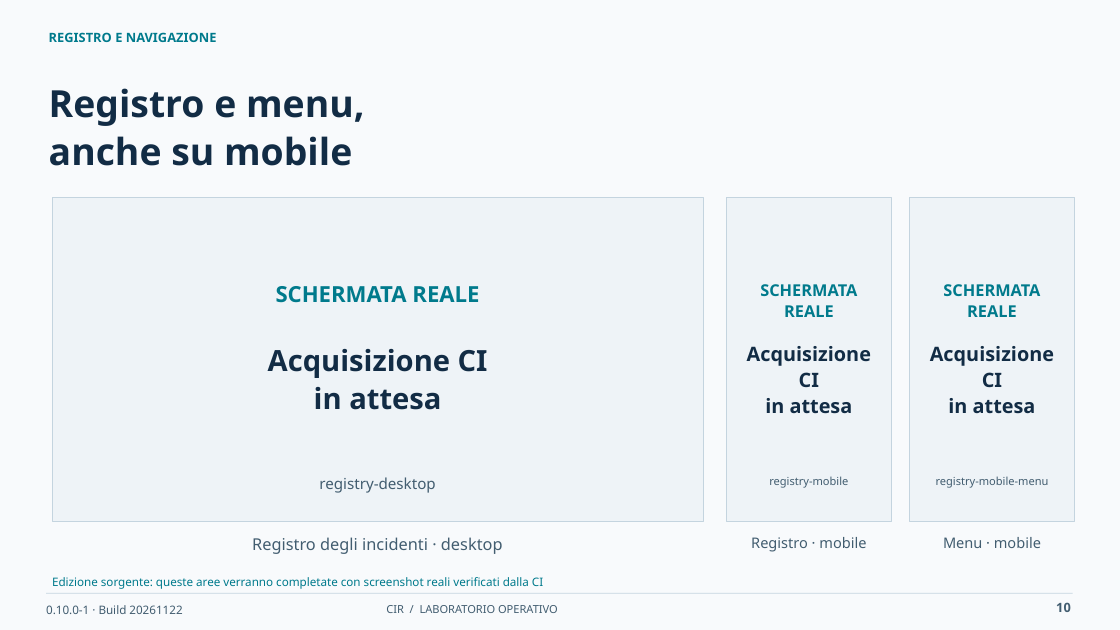
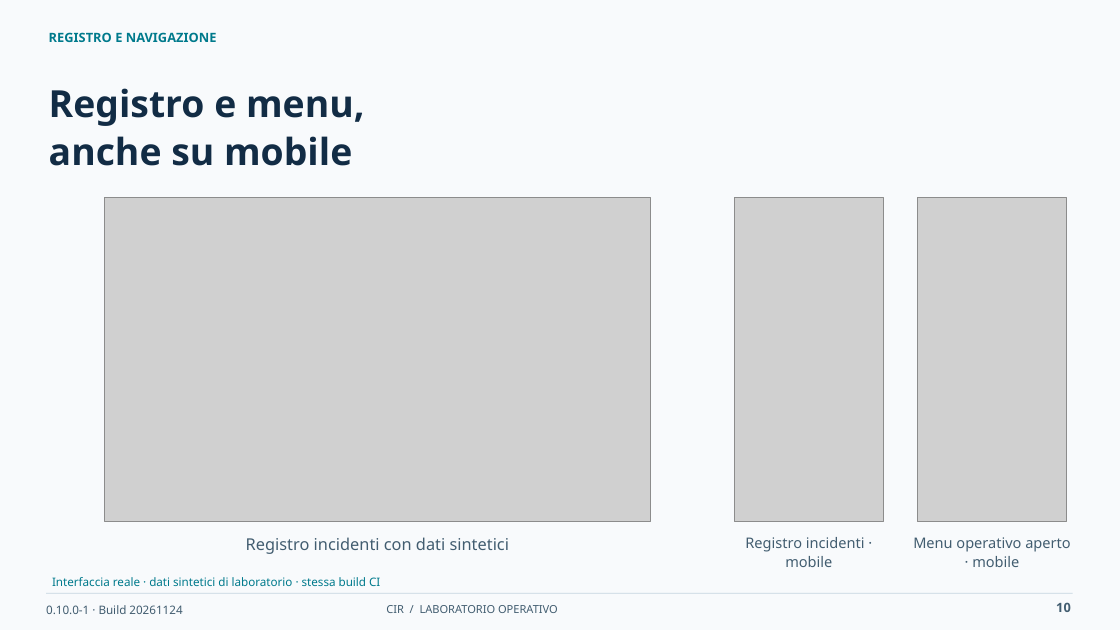
Before and after one commit to desalvo/cybersecurity-incident-registry, a slide deck: slide 10 of docs/presentation/CIR_Operational_Training_IT.pptx. Drawn at 1120x630 pixels with LibreOffice and Linux fonts; fonts in the diff are those of the drawing; grey boxes stand for pictures. Boxes give left, top, right and bottom in pixels: in the first picture for what was removed or moved away, otherwise in the second. Text is boxed around its words. In the diff, an @@ line names an element or a change of style, - is before the commit and + after.

```diff
--- a/docs/presentation/CIR_Operational_Training_IT.pptx
+++ b/docs/presentation/CIR_Operational_Training_IT.pptx
@@ rectangle removed at (52, 197, 703, 522) @@
@@ picture added at (104, 197, 650, 522) @@
@@ rectangle removed at (727, 197, 891, 522) @@
@@ picture added at (734, 197, 884, 522) @@
@@ rectangle removed at (910, 197, 1075, 522) @@
@@ picture added at (918, 197, 1067, 522) @@
@@ text removed at (276, 286, 479, 303) @@
-SCHERMATA REALE
@@ text removed at (943, 284, 1040, 317) @@
-SCHERMATA REALE
@@ text removed at (268, 349, 488, 410) @@
-Acquisizione CI
-in attesa
@@ text removed at (747, 346, 871, 414) @@
-Acquisizione CI
-in attesa
@@ text removed at (930, 346, 1054, 414) @@
-Acquisizione CI
-in attesa
@@ text removed at (319, 477, 435, 493) @@
-registry-desktop
@@ text removed at (769, 476, 848, 488) @@
-registry-mobile
@@ text removed at (936, 476, 1049, 488) @@
-registry-mobile-menu
@@ text at (246, 537, 509, 554): text changed @@
-Registro degli incidenti · desktop
+Registro incidenti con dati sintetici
@@ text at (745, 537, 865, 567): text changed @@
-Registro · mobile
+Registro incidenti · mobile
@@ text at (913, 537, 1070, 567): text changed @@
-Menu · mobile
+Menu operativo aperto · mobile
@@ text at (52, 577, 380, 586): text changed; size 14 to 10 pt; bold off @@
-SCHERMATA REALE
+Interfaccia reale · dati sintetici di laboratorio · stessa build CI
@@ text removed at (52, 577, 543, 589) @@
-Edizione sorgente: queste aree verranno completate con screenshot reali verificati dalla CI
@@ text at (46, 605, 182, 614): text changed @@
-0.10.0-1 · Build 20261122
+0.10.0-1 · Build 20261124
```
Also in this commit, not shown: 33 other slides changed, 37 other files.
